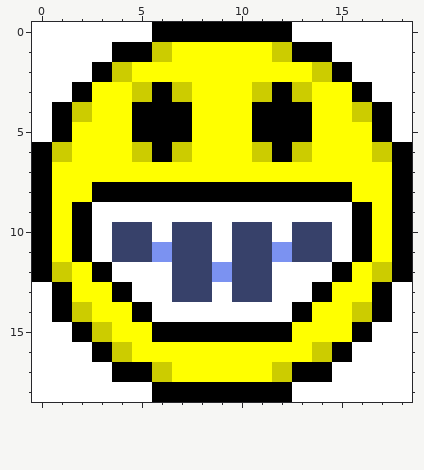
Two states of a pixel-art sprite, slims/emoticons/braces.gif. The picture above was drawn from the file before the commit.
The file is 19x19 pixels.
After:
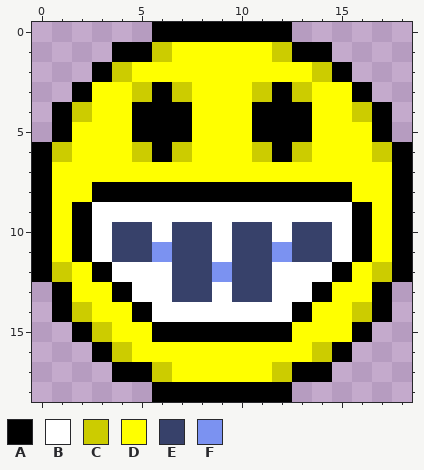
Palette (. is transparent): A #000000  B #ffffff  C #cccc00  D #ffff00  E #37416a  F #7b92f1
What changed:
@@ x 0..18 @@
- 0 BBBBBBAAAAAAABBBBBB
- 1 BBBBAACDDDDDCAABBBB
- 2 BBBACDDDDDDDDDCABBB
- 3 BBADDCACDDDCACDDABB
- 4 BACDDAAADDDAAADDCAB
- 5 BADDDAAADDDAAADDDAB
+ 0 ......AAAAAAA......
+ 1 ....AACDDDDDCAA....
+ 2 ...ACDDDDDDDDDCA...
+ 3 ..ADDCACDDDCACDDA..
+ 4 .ACDDAAADDDAAADDCA.
+ 5 .ADDDAAADDDAAADDDA.
  6 ACDDDCACDDDCACDDDCA
@@ x 0..18 @@
 12 ACDABBBEEFEEBBBADCA
-13 BADDABBEEBEEBBADDAB
-14 BACDDABBBBBBBADDCAB
-15 BBACDDAAAAAAADDDABB
-16 BBBACDDDDDDDDDCABBB
-17 BBBBAACDDDDDCAABBBB
-18 BBBBBBAAAAAAABBBBBB
+13 .ADDABBEEBEEBBADDA.
+14 .ACDDABBBBBBBADDCA.
+15 ..ACDDAAAAAAADDDA..
+16 ...ACDDDDDDDDDCA...
+17 ....AACDDDDDCAA....
+18 ......AAAAAAA......
Changed places in both pictures, as pixel boxes (x1, y1, x2, y2):
erased: (32, 22, 152, 142)
erased: (292, 22, 412, 142)
erased: (32, 282, 152, 402)
erased: (292, 282, 412, 402)
